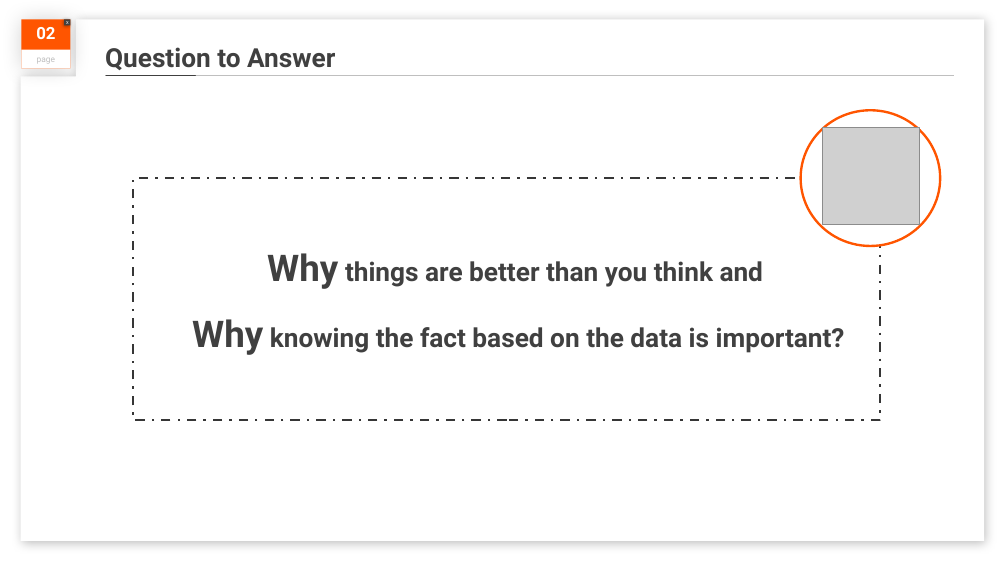
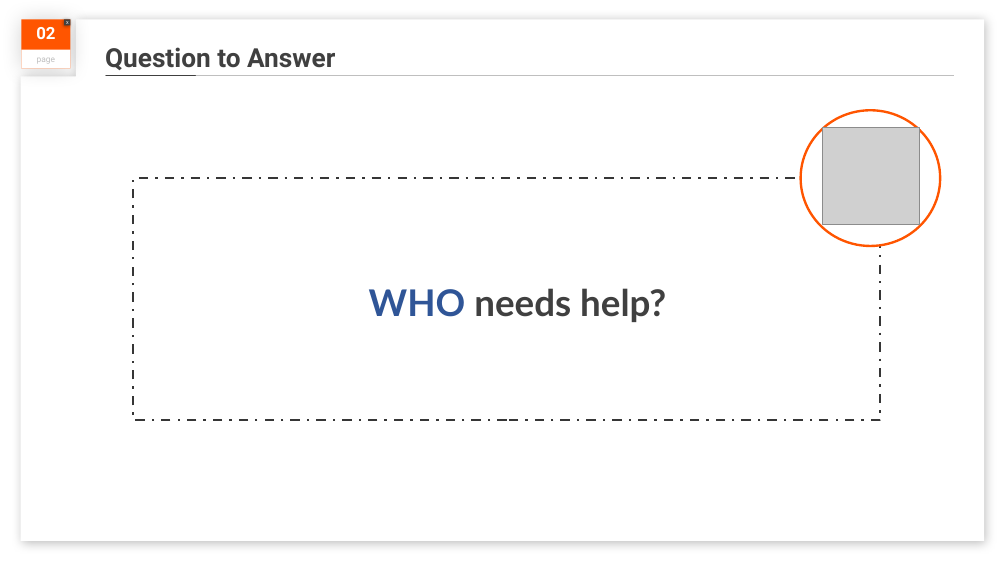
Before and after one commit to hej6853/Rowdy_Rooster_Project3, a slide deck: slide 10 of Factfulness_FINAL.pptx (slide 9 before the commit). Drawn at 1008x567 pixels with LibreOffice and Linux fonts; fonts in the diff are those of the drawing; grey boxes stand for pictures. Boxes give left, top, right and bottom in pixels: in the first picture for what was removed or moved away, otherwise in the second. Text is boxed around its words. In the diff, an @@ line names an element or a change of style, - is before the commit and + after.

```diff
--- a/Factfulness_FINAL.pptx
+++ b/Factfulness_FINAL.pptx
@@ text at box(369, 288, 666, 322): text changed; size 25 to 35 pt; font Roboto to Lato @@
-Why things are better than you think and
-Why knowing the fact based on the data is important?
+WHO needs help?
```
Also in this commit, not shown: 4 other slides changed, 2 slides added, 1 slide removed, 4 other files.
